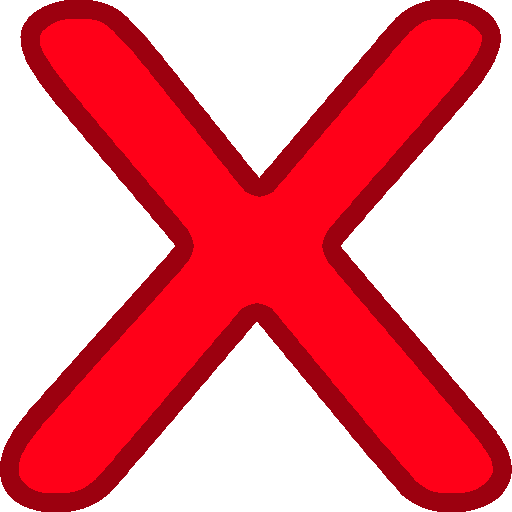
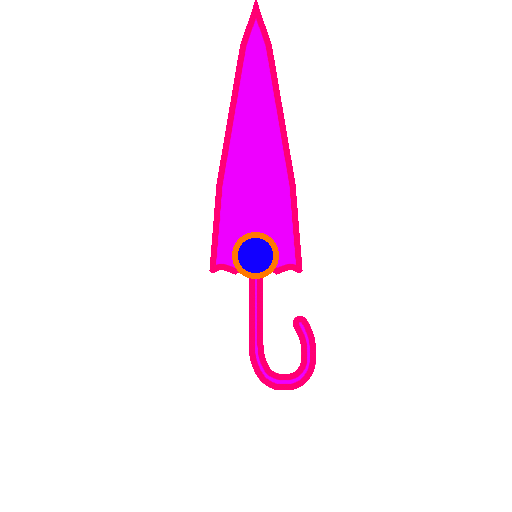
Layers edited between the first and the second 512px x 512px image:
hid group "Markers" (3 layers) over [0, 0, 512, 512]
showed group "Character" (10 layers) over [53, 0, 459, 512]
added group "Umbr Closed" with 3 layers in group "Character" over [53, 0, 459, 390]
added layer "Center" (1st of 2, in "Character" › "Umbr Closed") in group "Umbr Closed" over [232, 232, 279, 279]
added layer "Umbrella copy" in group "Umbr Closed" over [209, 0, 316, 390]
